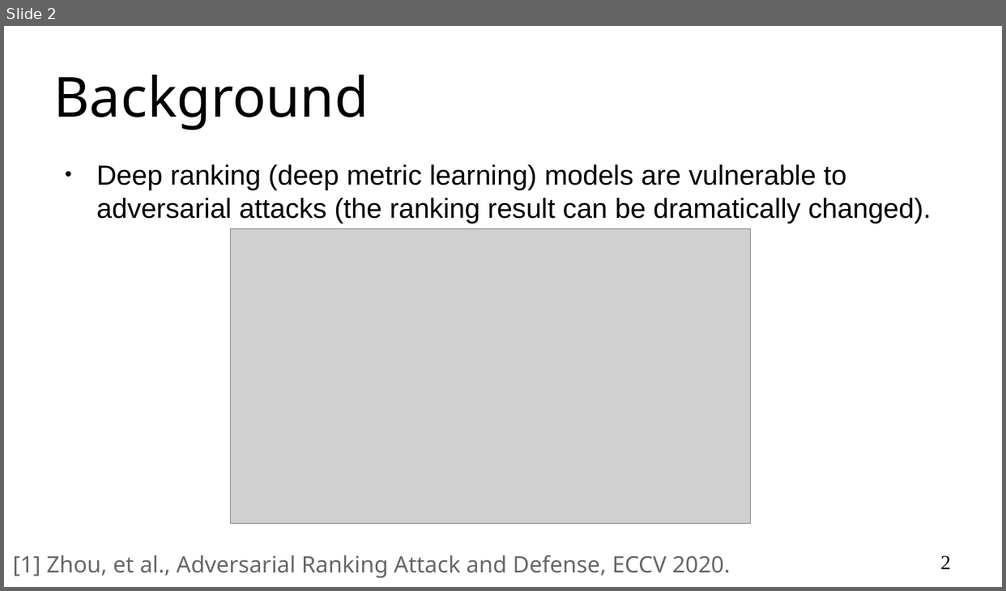
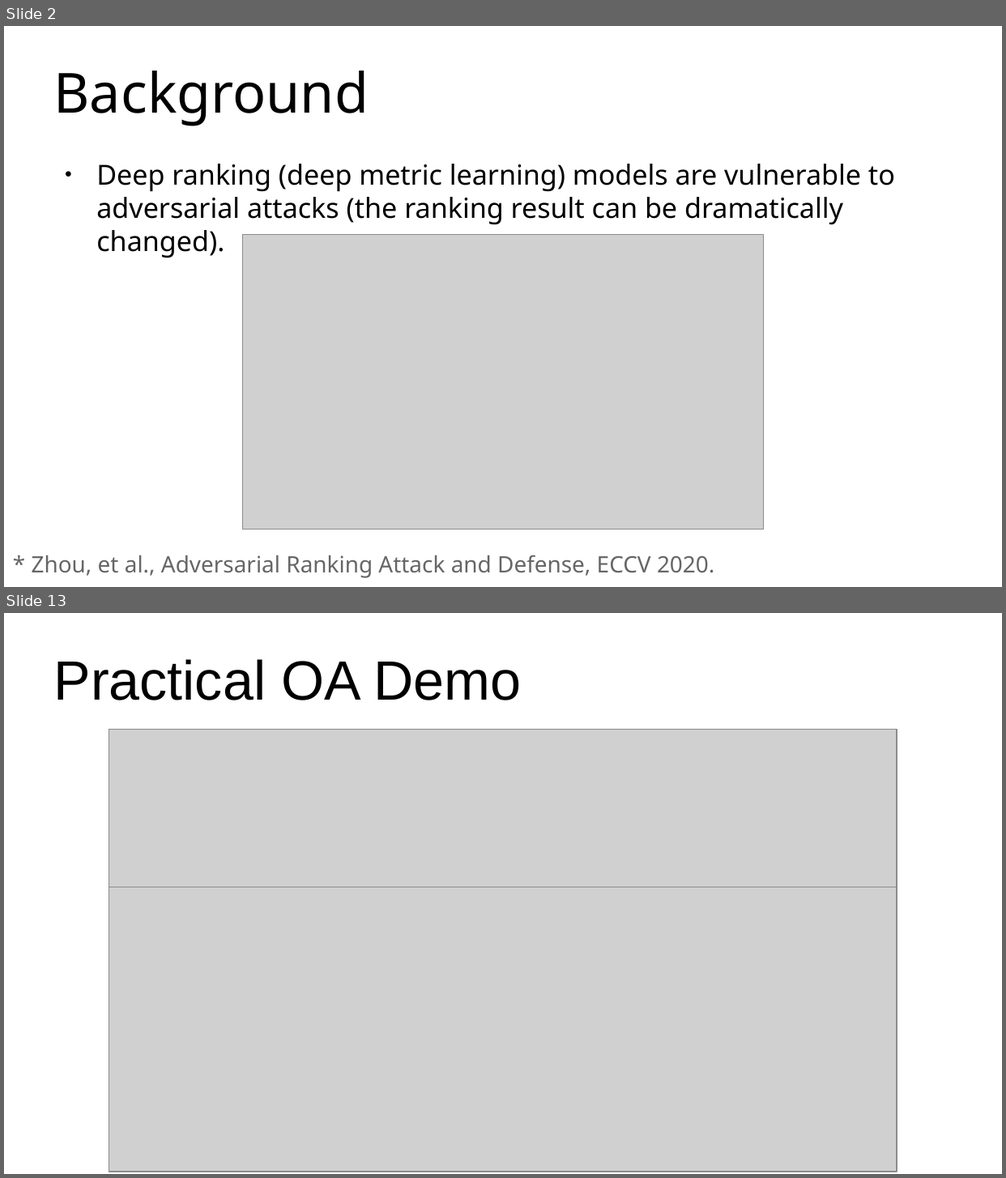
Before and after one commit to cdluminate/advorder, a slide deck: assets/slides.pptx. Shown one above the other, each under a label of ours: slide 2 before the commit, slides 2 and 13 after it; the slides between them are not shown. The pictures are 1006x591 and 1006x1178 pixels, drawn with LibreOffice and Linux fonts; fonts in the diff are those of the drawing; grey boxes stand for pictures; background and template pictures are left out. Boxes give left, top, right and bottom in pixels: in the first picture for what was removed or moved away, otherwise in the second. Text is boxed around its words. In the diff, an @@ line names an element or a change of style, - is before the commit and + after.

```diff
--- a/assets/slides.pptx
+++ b/assets/slides.pptx
@@ slide 13 added at [4,613,1002,1174], background #FFFFFF @@
@@ title added at [54,659,521,700], 44 pt, text #000000 @@
+Practical OA Demo
@@ picture added at [109,729,897,929] @@
@@ picture added at [109,888,897,1173] @@
@@ slide 2 changed as well @@
@@ title "Background" at [54,71,368,126]: line spacing 1 to 0.9 @@
@@ text "Deep ranking (deep metric learning) ..." at [96,164,895,258]: font Arial to Noto Sans; line spacing 1 to 0.9 @@
@@ picture: place and size @@
-picture at [230,228,751,524]
+picture at [243,234,764,530]
@@ text at [32,555,714,578]: text changed @@
-[1] Zhou, et al., Adversarial Ranking Attack and Defense, ECCV 2020.
+* Zhou, et al., Adversarial Ranking Attack and Defense, ECCV 2020.
@@ page number removed at [940,556,950,570] @@
-2
```
Also in this commit, not shown: 1 other slide changed, 13 other slides added, 1 slide removed, 2 other files.
